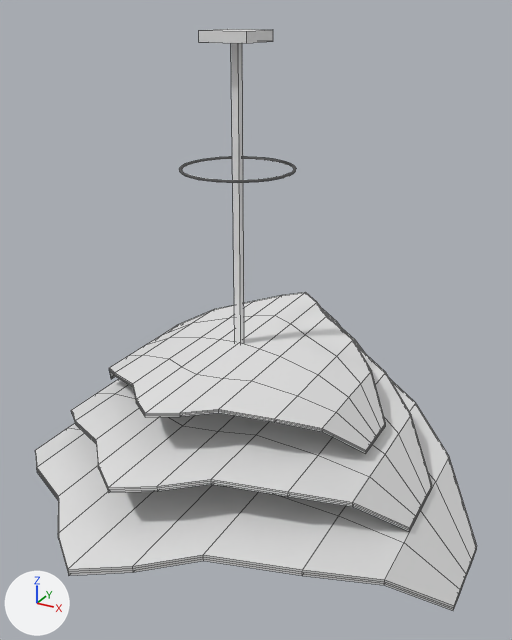
Before and after pictures for a commit that changed the OBJ model Assets/Models/LeftShoulderUp/leftShoulderUp_0005.obj.
The view is the same before and after, from a camera (50 mm lens) standing at (0.236, -0.404, 0.284) and looking at (0.011, 0.005, 0.079). The axes (+X, +Y, +Z) are drawn at lower left. The lights are the same throughout. Mesh edges are drawn as thin lines. Where no turn or scale is listed for an object, it has been applied to the vertices.

Script lines for the objects in view, before the commit:
```python
me_leftshoulderup_0005 = bpy.data.meshes.new('leftShoulderUp_0005')
me_leftshoulderup_0005.from_pydata(...)  # 1162 vertices, 1152 faces; spans x -0.18..0.18, y -0.189..0.189, z -0.107..0.272
ob_leftshoulderup_0005 = bpy.data.objects.new('leftShoulderUp_0005', me_leftshoulderup_0005)
ob_leftshoulderup_0005.location = (0.0, 0.0, 0.0)
```
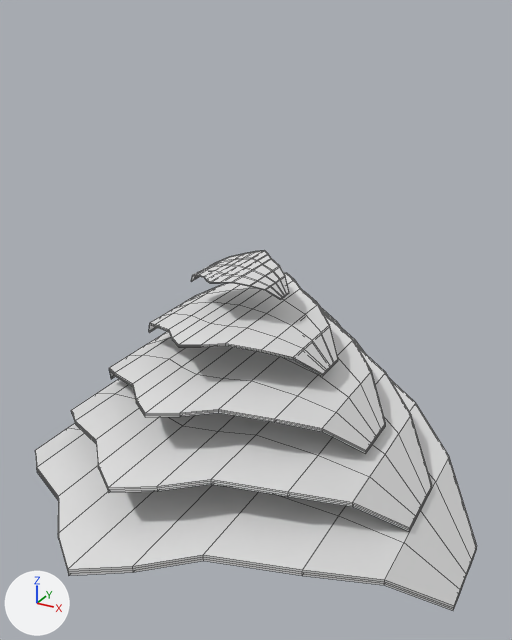
The newer file is also rescaled (x1000.0) as a whole; pictures and numbers use the older file's frame.

Pixel boxes (x1, y1, x2, y2) of what changed, in the pictures (512 x 640 px):
'leftShoulderUp_0005', reshaped (38% shorter): before (35, 29, 477, 611); after (35, 250, 477, 611)
part 1 of me_leftshoulderup_0005, added: after (149, 273, 338, 376)
part 2 of me_leftshoulderup_0005, added: after (191, 250, 289, 300)
part 3 of me_leftshoulderup_0005, deleted: before (179, 157, 296, 183)
part 4 of me_leftshoulderup_0005, deleted: before (199, 29, 273, 43)
part 5 of me_leftshoulderup_0005, deleted: before (231, 43, 244, 344)

What changed in the scene script:
```text
Change me_leftshoulderup_0005:
    where me_leftshoulderup_0005.from_pydata(...)  # 1162 vertices, 1152 faces; spans x -0.18..0.18, y -0.189..0.189, z -0.107..0.272
    used by ob_leftshoulderup_0005; location = (0.0, 0.0, 0.0)
    me_leftshoulderup_0005 part 1: the loose piece of 166 vertices spanning x -0.108..0.108, y -0.114..0.114, z 0.012..0.061 is copied, and the copy is scaled about its middle by 0.667, then moved by (0.0, 0.0, 0.038); it spans x -0.072..0.072, y -0.076..0.076, z 0.058..0.091
    me_leftshoulderup_0005 part 2: the loose piece of 166 vertices spanning x -0.108..0.108, y -0.114..0.114, z 0.012..0.061 is copied, and the copy is scaled about its middle by 0.333, then moved by (0.0, 0.0, 0.076); it spans x -0.036..0.036, y -0.038..0.038, z 0.104..0.12
    me_leftshoulderup_0005 part 3: the loose piece of 648 vertices spanning x -0.038..0.038, y -0.038..0.038, z 0.187..0.188 is deleted
    me_leftshoulderup_0005 part 4: the loose piece of 8 vertices spanning x -0.017..0.017, y -0.017..0.017, z 0.265..0.272 is deleted
    me_leftshoulderup_0005 part 5: the loose piece of 8 vertices spanning x -0.003..0.003, y -0.003..0.003, z -0.107..0.269 is deleted
```
